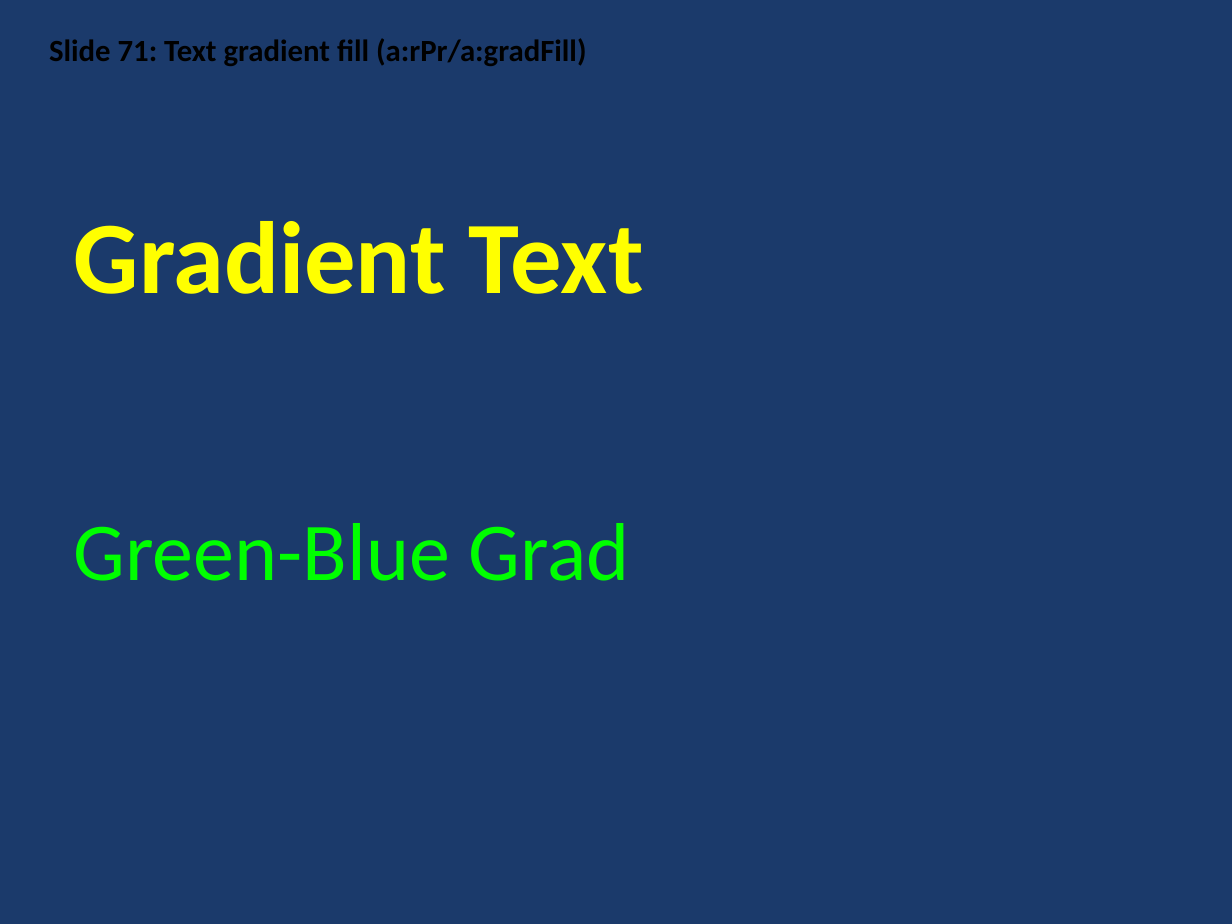
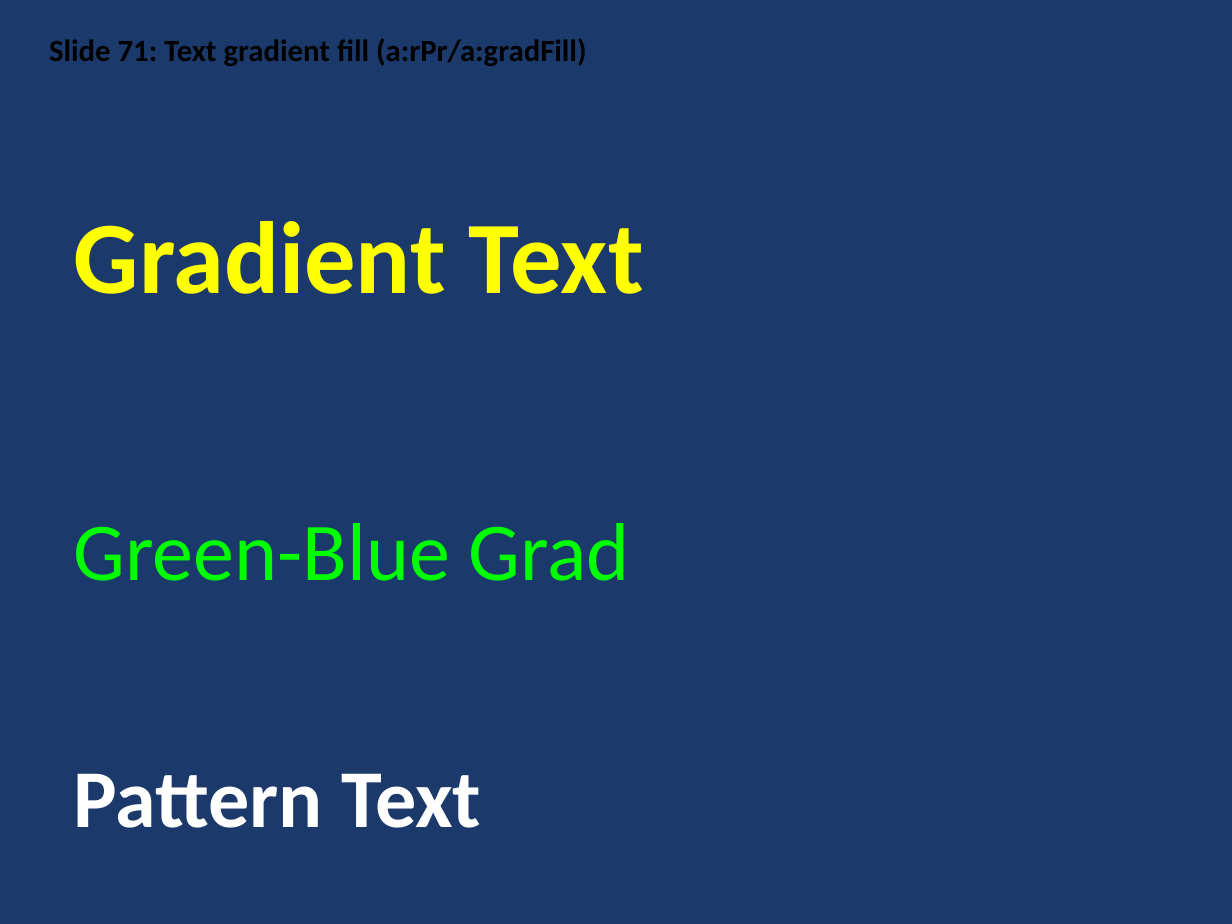
Before and after one commit to t-ujiie-g/pptx-svg, a slide deck: slide 71 of test_fixtures/test_features.pptx. Drawn at 1232x924 pixels with LibreOffice and Linux fonts; fonts in the diff are those of the drawing. Boxes give left, top, right and bottom in pixels: in the first picture for what was removed or moved away, otherwise in the second. Text is boxed around its words. In the diff, an @@ line names an element or a change of style, - is before the commit and + after.

```diff
--- a/test_fixtures/test_features.pptx
+++ b/test_fixtures/test_features.pptx
@@ text added at <box>74,773,481,828</box>, 48 pt, text pattern #1F4E79 on #FFFFFF, bold @@
+Pattern Text
```
Also in this commit, not shown: 9 other files.
